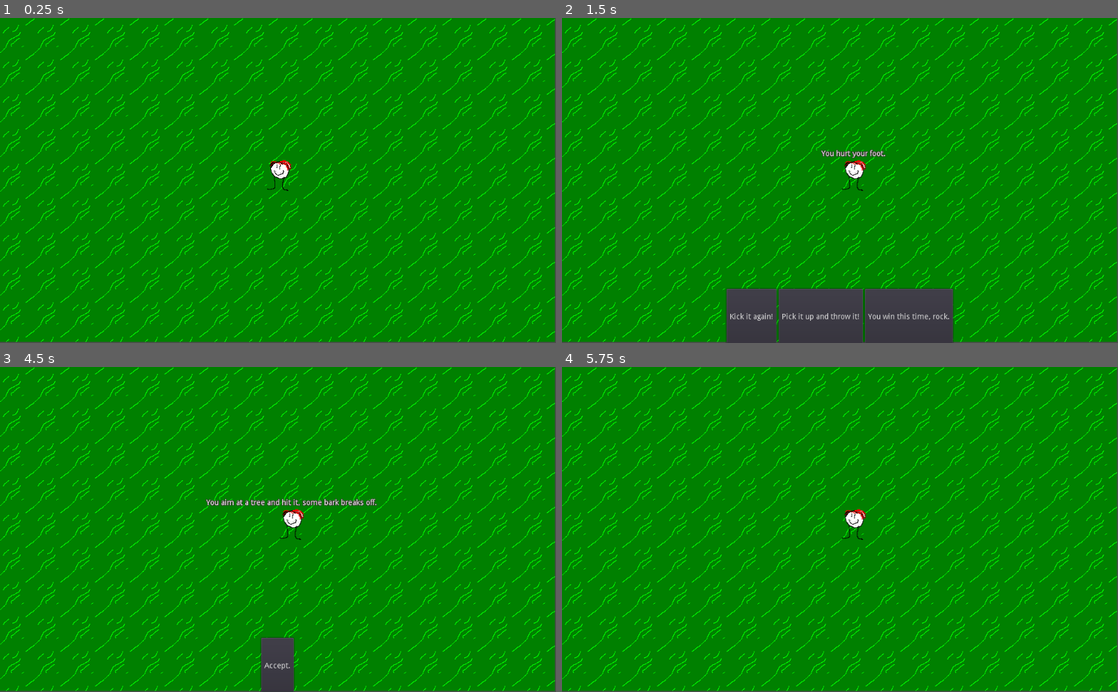
Above: before the commit, frames 1-4 (two rows, left to right).
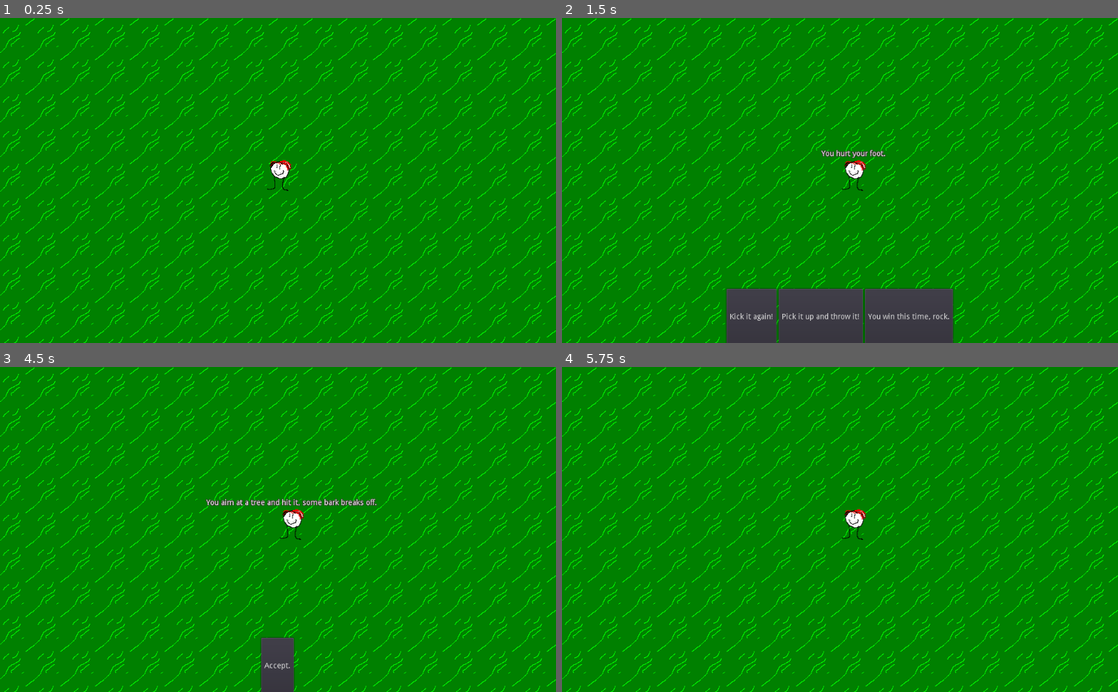
Above: after the commit, the same moments.

Repository: Chad-McThunderCode/basic_encounters
Game: Godot game, scene res://World.tscn
Two runs of this game, one before a commit and one after it. Both use one fixed random seed, a clock stepped at 60 frames per second and the inputs below.
Inputs:
- Up to frame 1 (0.25 s): no input
- Up to frame 2 (1.5 s): tap Enter at 0.5 s; hold Right (ui_right) 0.53-1.25 s; click "Kick the rock!" at 1.25 s
- Up to frame 3 (4.5 s): click "Kick it again!" at 2 s; click "Kick it again!" at 2.75 s; click "Kick it again!" at 3.5 s; click "Pick it up and throw it!" at 4.25 s
- Up to frame 4 (5.75 s): click "Accept." at 5 s

The runs differ from the first frame. In frame 1, 0.7% of the frame differs, in the area x 0-100%, y 0-100%; in frame 2, 0.5%; in frame 3, 0.7%; in frame 4, 0.7%.

Commit message:
forgot a comma in enum, still magically worked without it

Diff:
--- a/encounter_logic/Encounter.gd
+++ b/encounter_logic/Encounter.gd
@@ -9,7 +9,7 @@
 var encounter_screen
 
 enum Encounters{
-	ReturnToGame
+	ReturnToGame,
 	Rock,
 	KickRock,
 	ThrowRock,
--- a/game_logic/Playable.tscn
+++ b/game_logic/Playable.tscn
@@ -8,8 +8,8 @@
 pause_mode = 1
 
 [node name="Background" type="TextureRect" parent="."]
-margin_right = 1022.0
-margin_bottom = 598.0
+margin_right = 1024.0
+margin_bottom = 768.0
 texture = ExtResource( 2 )
 stretch_mode = 2
 
